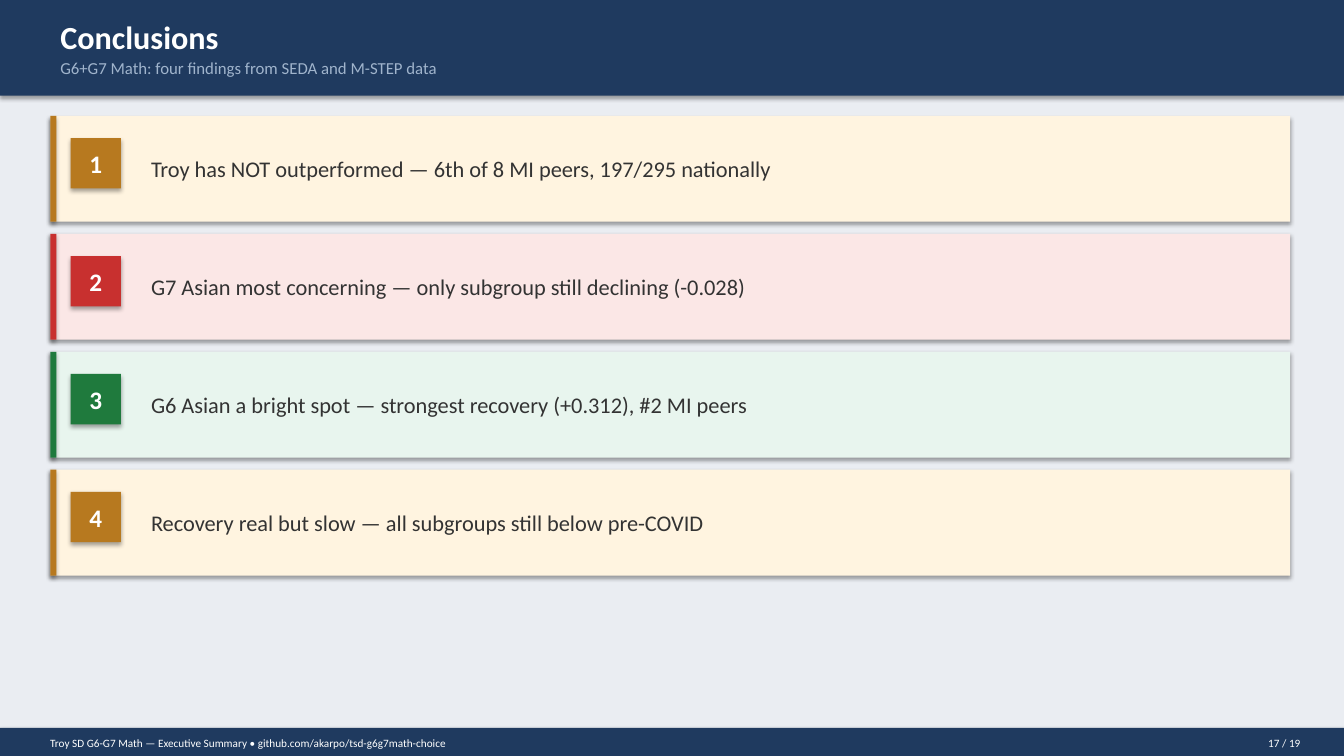
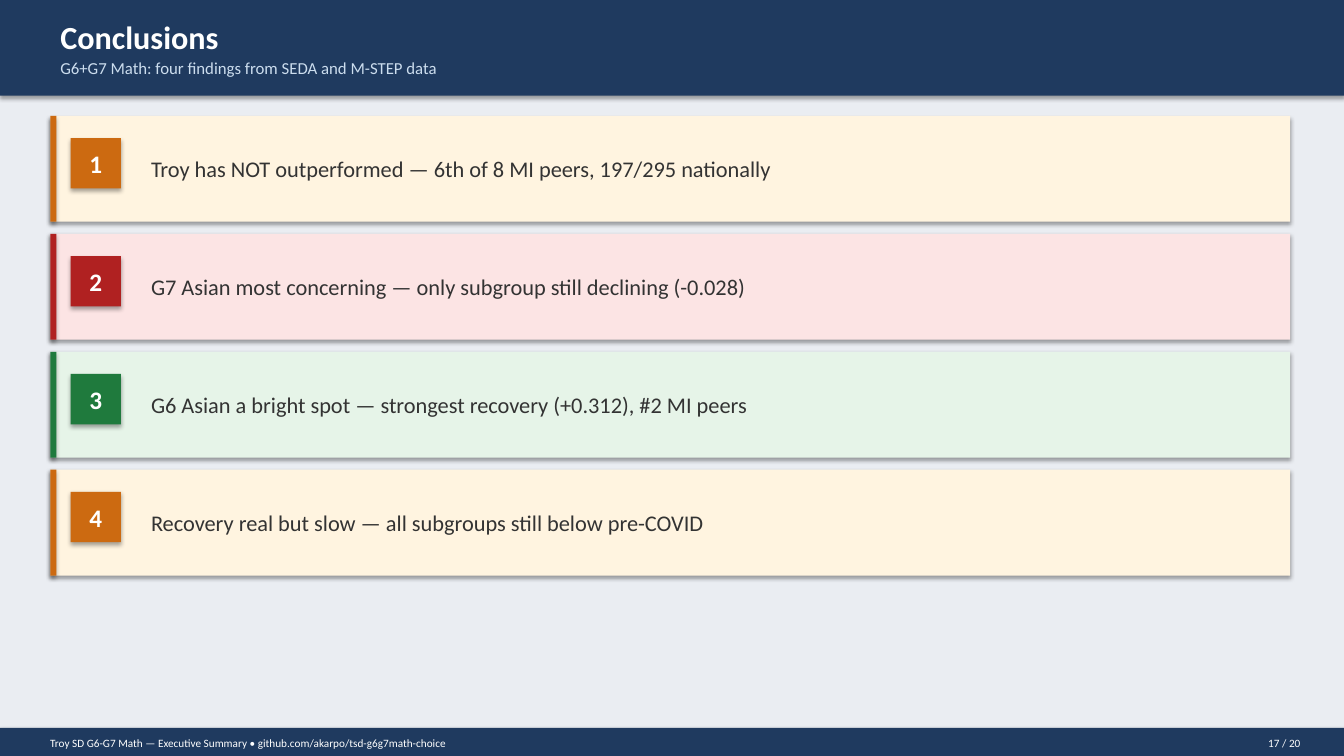
Before and after one commit to akarpo/tsd-g6g7math-choice, a slide deck: slide 17 of deck/Troy_G6G7_Math_Executive_Summary.pptx. Drawn at 1344x756 pixels with LibreOffice and Linux fonts; fonts in the diff are those of the drawing. Boxes give left, top, right and bottom in pixels: in the first picture for what was removed or moved away, otherwise in the second. Text is boxed around its words. In the diff, an @@ line names an element or a change of style, - is before the commit and + after.

```diff
--- a/deck/Troy_G6G7_Math_Executive_Summary.pptx
+++ b/deck/Troy_G6G7_Math_Executive_Summary.pptx
@@ text "G6+G7 Math: four findings from ..." at box(60, 62, 436, 77): text colour #A0B4CC to #CCDDEE @@
@@ rectangle at box(50, 234, 1291, 340): fill #FBE7E6 to #FCE4E4 @@
@@ rectangle at box(50, 234, 56, 340): fill #C8302F to #B02121 @@
@@ rectangle at box(71, 256, 121, 307): fill #C8302F to #B02121 @@
@@ fill #B7791F to #CC6A11 in 4 elements at box(71, 138, 121, 189), box(50, 116, 56, 222), box(71, 492, 121, 542), box(50, 470, 56, 576) @@
@@ text at box(1268, 739, 1300, 747): text changed @@
-17 / 19
+17 / 20
```
Also in this commit, not shown: 18 other slides changed, 1 slide added, 37 other files.
